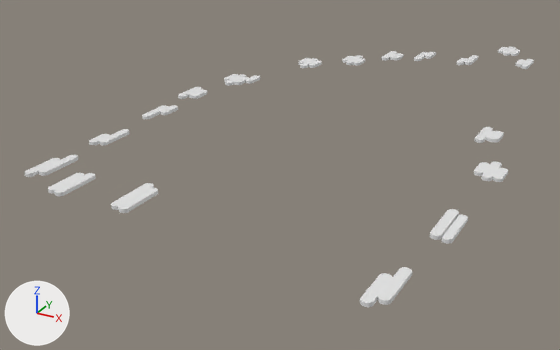
Renders of the FBX model Assets/FBX/clouds_vat.fbx from each side of a commit.
One viewpoint serves both versions: a camera (50 mm lens) standing at (141.0, -286.0, 132.0) and looking at (-23.0, 12.0, -17.0). Arrows for +X, +Y and +Z are at lower left; the lights stay in place.

The first picture shows 'clouds_default_vat'.
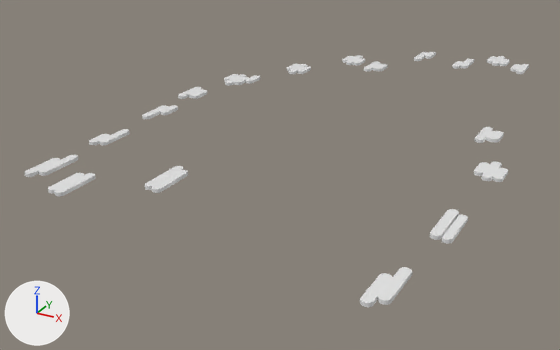
The newer file is also turned or shifted as a whole; pictures and numbers use the older file's frame.

Pixel boxes (x1, y1, x2, y2) of what changed, in the pictures (560 x 350 px; the box of a moved part takes in the faces that stretch with it):
'clouds_default_vat', reshaped: before (24, 47, 534, 307); after (24, 52, 529, 307)
part 1 of me_clouds_default_mesh_002, moved or reshaped: before (515, 59, 526, 67); after (510, 64, 521, 72)
part 2 of me_clouds_default_mesh_002, moved or reshaped: before (521, 59, 534, 69); after (516, 64, 529, 74)
part 3 of me_clouds_default_mesh_002, moved or reshaped: before (456, 58, 467, 65); after (452, 61, 463, 69)
part 4 of me_clouds_default_mesh_002, moved or reshaped: before (464, 55, 478, 65); after (460, 59, 474, 69)
part 5 of me_clouds_default_mesh_002, moved or reshaped: before (498, 47, 508, 54); after (487, 56, 497, 64)
part 6 of me_clouds_default_mesh_002, moved or reshaped: before (503, 47, 516, 56); after (492, 56, 505, 66)
part 7 of me_clouds_default_mesh_002, moved or reshaped: before (510, 49, 520, 56); after (499, 59, 510, 66)
part 8 of me_clouds_default_mesh_002, moved or reshaped: before (390, 53, 404, 60); after (372, 64, 388, 71)
part 9 of me_clouds_default_mesh_002, moved or reshaped: before (381, 51, 397, 61); after (364, 61, 380, 72)
part 10 of me_clouds_default_mesh_002, moved or reshaped: before (309, 61, 322, 68); after (297, 66, 311, 74)
part 11 of me_clouds_default_mesh_002, moved or reshaped: before (300, 58, 318, 68); after (288, 64, 307, 74)
part 12 of me_clouds_default_mesh_002, moved or reshaped: before (298, 58, 311, 65); after (287, 64, 300, 71)
part 13 of me_clouds_default_mesh_002, moved or reshaped: before (118, 188, 158, 213); after (152, 170, 188, 193)
part 14 of me_clouds_default_mesh_002, moved or reshaped: before (111, 183, 154, 210); after (145, 166, 183, 190)

What the commit changed:
me_clouds_default_mesh_002 has 1174 vertices, 1676 faces and spans x -15.0..154.0, y -167.0..140.0, z 0.0..1.0.
me_clouds_default_mesh_002 is used by ob_clouds_default_vat; location (-68.1, 53.3, 10.9).
me_clouds_default_mesh_002 part 1: the loose piece of 28 vertices spanning x 119.0..123.0, y 102.0..113.0, z 0.0..1.0 is moved by (0.0, -12.0, 0.0).
me_clouds_default_mesh_002 part 2: the loose piece of 28 vertices spanning x 123.0..127.0, y 98.0..116.0, z 0.0..1.0 is moved by (0.0, -12.0, 0.0).
me_clouds_default_mesh_002 part 3: the loose piece of 28 vertices spanning x 89.0..93.0, y 89.0..100.0, z 0.0..1.0 is moved by (0.0, -8.0, 0.0).
me_clouds_default_mesh_002 part 4: the loose piece of 28 vertices spanning x 93.0..97.0, y 91.0..109.0, z 0.0..1.0 is moved by (0.0, -8.0, 0.0).
me_clouds_default_mesh_002 part 5: the loose piece of 28 vertices spanning x 103.0..107.0, y 126.0..137.0, z 0.0..1.0 is moved by (0.0, -25.0, 0.0).
me_clouds_default_mesh_002 part 6: the loose piece of 28 vertices spanning x 107.0..111.0, y 122.0..140.0, z 0.0..1.0 is moved by (0.0, -25.0, 0.0).
me_clouds_default_mesh_002 part 7: the loose piece of 28 vertices spanning x 111.0..115.0, y 124.0..135.0, z 0.0..1.0 is moved by (0.0, -25.0, 0.0).
me_clouds_default_mesh_002 part 8: the loose piece of 28 vertices spanning x 51.0..57.0, y 80.0..91.0, z 0.0..1.0 is moved by (0.0, -26.0, 0.0).
me_clouds_default_mesh_002 part 9: the loose piece of 28 vertices spanning x 47.0..51.0, y 77.0..95.0, z 0.0..1.0 is moved by (0.0, -26.0, 0.0).
me_clouds_default_mesh_002 part 10: the loose piece of 28 vertices spanning x 17.0..21.0, y 43.0..54.0, z 0.0..1.0 is moved by (0.0, -14.0, 0.0).
me_clouds_default_mesh_002 part 11: the loose piece of 28 vertices spanning x 13.0..17.0, y 40.0..57.0, z 0.0..1.0 is moved by (0.0, -14.0, 0.0).
me_clouds_default_mesh_002 part 12: the loose piece of 28 vertices spanning x 9.0..13.0, y 45.0..56.0, z 0.0..1.0 is moved by (0.0, -14.0, 0.0).
me_clouds_default_mesh_002 part 13: the loose piece of 28 vertices spanning x 42.0..46.0, y -154.0..-133.0, z 0.0..1.0 is moved by (0.0, 19.0, 0.0).
me_clouds_default_mesh_002 part 14: the loose piece of 28 vertices spanning x 38.0..42.0, y -153.0..-131.0, z 0.0..1.0 is moved by (0.0, 19.0, 0.0).
